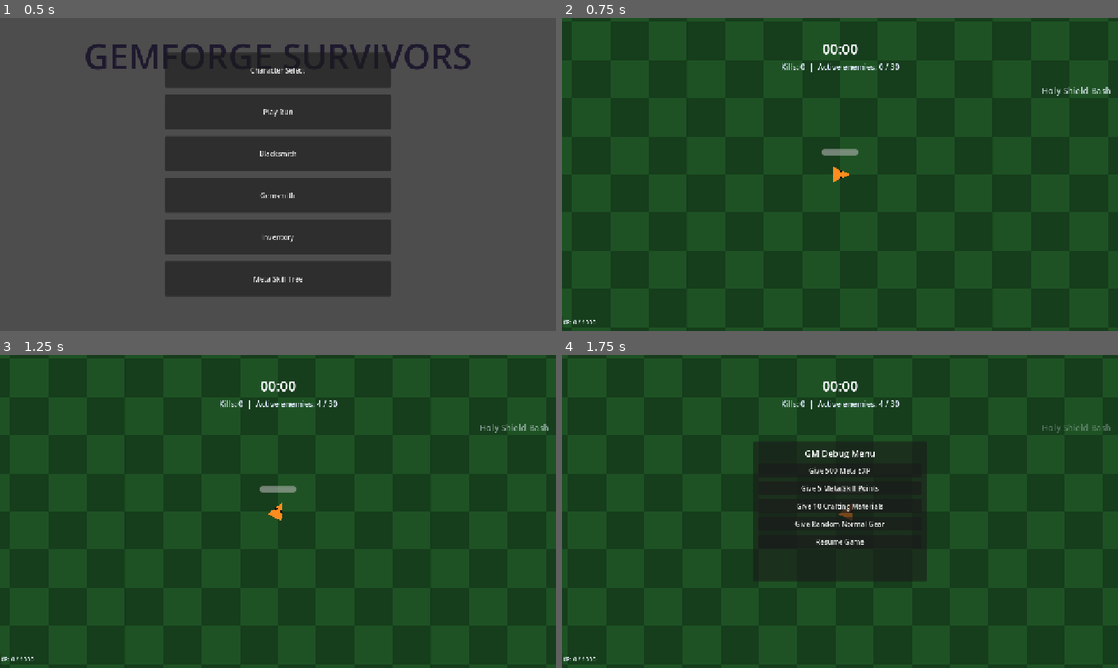
Above: before the commit, frames 1-4 (two rows, left to right).
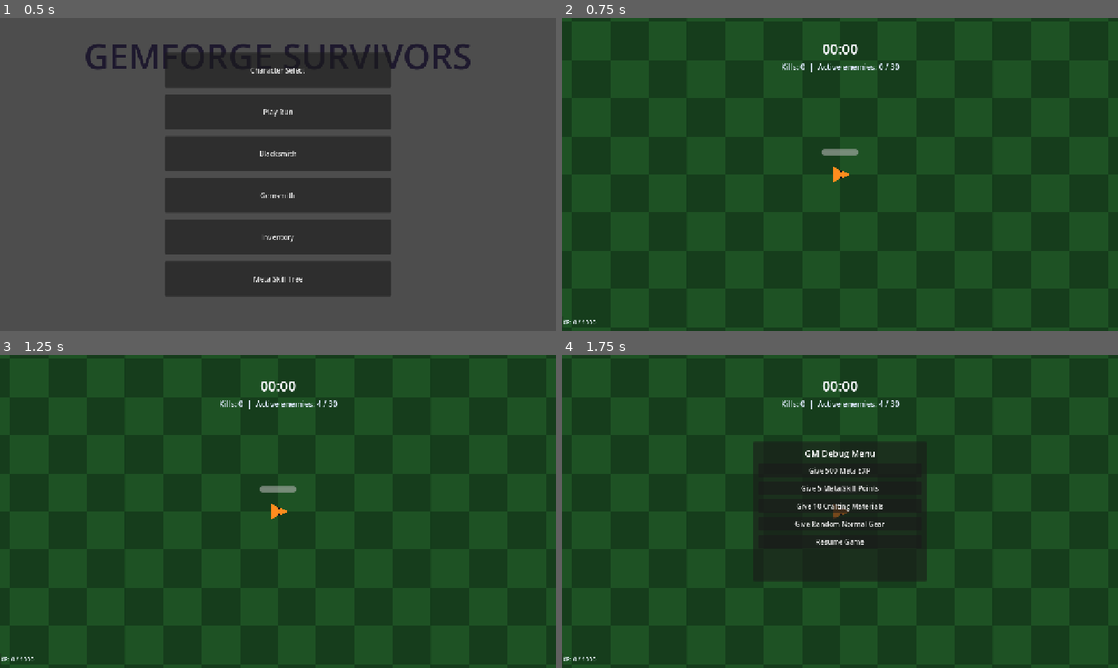
Above: after the commit, the same moments.

Repository: ryanleslie1993-png/GemforgeSurvivors
Game: Godot game, scene res://main.tscn
The game is run twice, just before and just after one commit, with the same random seed, the same clock (stepped at 60 frames per second) and the same inputs.
Inputs (mouse positions are in pixels of both pictures, inside the frame that each line leads up to):
- Up to frame 1 (0.5 s): no input
- Up to frame 2 (0.75 s): click "Play Run" at 0.5 s
- Up to frame 3 (1.25 s): no input
- Up to frame 4 (1.75 s): tap Enter at 1.25 s; move the mouse to (962, 495) at 1.27 s; hold Right (ui_right) from 1.28 s (still down); tap G at 1.35 s; click (962, 495) at 1.42 s

Frame 1 is identical in both runs. In frame 2, 0.1% of the frame differs, in the area x 86-99%, y 22-25%; in frame 3, 0.2%; in frame 4, 0.2%, in the area x 48-99%, y 22-53%.
Error after the commit: Parse Error: Function "_perform_heavy_slam()" not found in base self. (res://entities/player/simple_player.gd:634)

Commit message:
skill overhaul

Diff:
--- a/autoload/game_manager.gd
+++ b/autoload/game_manager.gd
@@ -547,27 +547,149 @@
 	gem.gem_name = skill_name
 	gem.gem_type = "projectile"
 	match skill_name:
+		# --- Guardian ---
 		"Holy Shield Bash":
 			gem.damage = 25.0
 			gem.cooldown = 1.2
+		"Shield Bash":
+			gem.damage = 28.0
+			gem.cooldown = 1.1
+			gem.gem_type = "melee"
+		"Heavy Slam":
+			gem.damage = 42.0
+			gem.cooldown = 2.0
+			gem.gem_type = "melee"
+		"Iron Ward":
+			gem.damage = 0.0
+			gem.cooldown = 8.0
+			gem.gem_type = "aura"
+		"Judgment":
+			gem.damage = 30.0
+			gem.cooldown = 4.8
+			gem.gem_type = "aura"
+		"Guardian's Wall":
+			gem.damage = 16.0
+			gem.cooldown = 6.0
+			gem.gem_type = "aura"
+		# --- Berserker ---
 		"Rage Slash":
 			gem.damage = 35.0
 			gem.cooldown = 0.7
+		"Blood Cry":
+			gem.damage = 0.0
+			gem.cooldown = 8.0
+			gem.gem_type = "aura"
+		"Frenzied Charge":
+			gem.damage = 34.0
+			gem.cooldown = 5.0
+			gem.gem_type = "melee"
+		"Reckless Swing":
+			gem.damage = 52.0
+			gem.cooldown = 2.4
+			gem.gem_type = "melee"
+		"Berserk Mode":
+			gem.damage = 0.0
+			gem.cooldown = 14.0
+			gem.gem_type = "aura"
+		# --- Elementalist ---
 		"Fireball":
 			gem.damage = 22.0
 			gem.cooldown = 0.9
+		"Lightning Chain":
+			gem.damage = 18.0
+			gem.cooldown = 1.0
+			gem.gem_type = "projectile"
+		"Frost Nova":
+			gem.damage = 20.0
+			gem.cooldown = 3.4
+			gem.gem_type = "aura"
+		"Elemental Overload":
+			gem.damage = 0.0
+			gem.cooldown = 1.2
+			gem.gem_type = "channel"
+		"Meteor":
+			gem.damage = 90.0
+			gem.cooldown = 7.0
+			gem.gem_type = "projectile"
+		# --- Assassin ---
 		"Shadow Strike":
 			gem.damage = 40.0
 			gem.cooldown = 1.1
+		"Poison Dagger":
+			gem.damage = 24.0
+			gem.cooldown = 0.65
+			gem.gem_type = "melee"
+		"Smoke Bomb":
+			gem.damage = 0.0
+			gem.cooldown = 8.5
+			gem.gem_type = "aura"
+		"Backstab":
+			gem.damage = 58.0
+			gem.cooldown = 1.6
+			gem.gem_type = "melee"
+		"Death Mark":
+			gem.damage = 16.0
+			gem.cooldown = 5.0
+			gem.gem_type = "projectile"
+		# --- Ranger ---
 		"Arrow Volley":
 			gem.damage = 20.0
 			gem.cooldown = 0.65
+		"Explosive Arrow":
+			gem.damage = 26.0
+			gem.cooldown = 1.1
+		"Multishot":
+			gem.damage = 16.0
+			gem.cooldown = 1.0
+		"Trap Deployment":
+			gem.damage = 22.0
+			gem.cooldown = 4.0
+			gem.gem_type = "aura"
+		"Rapid Fire":
+			gem.damage = 12.0
+			gem.cooldown = 6.0
+			gem.gem_type = "channel"
+		# --- Paladin ---
 		"Holy Smite":
 			gem.damage = 28.0
 			gem.cooldown = 1.0
+		"Consecrated Ground":
+			gem.damage = 18.0
+			gem.cooldown = 5.0
+			gem.gem_type = "aura"
+		"Divine Strike":
+			gem.damage = 36.0
+			gem.cooldown = 1.6
+			gem.gem_type = "melee"
+		"Lay on Hands":
+			gem.damage = 0.0
+			gem.cooldown = 8.0
+			gem.gem_type = "aura"
+		"Holy Avenger":
+			gem.damage = 0.0
+			gem.cooldown = 14.0
+			gem.gem_type = "aura"
+		# --- Druid ---
 		"Thorn Burst":
 			gem.damage = 18.0
 			gem.cooldown = 1.4
+		"Bear Form":
+			gem.damage = 0.0
+			gem.cooldown = 12.0
+			gem.gem_type = "transformation"
+		"Wolf Form":
+			gem.damage = 0.0
+			gem.cooldown = 10.0
+			gem.gem_type = "transformation"
+		"Vine Prison":
+			gem.damage = 26.0
+			gem.cooldown = 4.5
+			gem.gem_type = "aura"
+		"Nature's Wrath":
+			gem.damage = 34.0
+			gem.cooldown = 2.0
+			gem.gem_type = "channel"
+		# --- Necromancer ---
 		"Bone Spear":
 			gem.damage = 24.0
 			gem.cooldown = 0.8
@@ -576,6 +698,23 @@
 			gem.gem_type = "summon"
 			gem.damage = 12.0
 			gem.cooldown = 6.0
+		"Corpse Explosion":
+			gem.damage = 40.0
+			gem.cooldown = 3.8
+			gem.gem_type = "aura"
+		"Life Drain":
+			gem.damage = 18.0
+			gem.cooldown = 1.2
+			gem.gem_type = "channel"
+		"Raise Dead":
+			gem.damage = 26.0
+			gem.cooldown = 9.0
+			gem.gem_type = "summon"
+		"Summon Wolves":
+			gem.gem_name = "Summon Wolves"
+			gem.gem_type = "summon"
+			gem.damage = 15.0
+			gem.cooldown = 5.0
 		_:
 			gem.damage = 20.0
 			gem.cooldown = 1.0
--- /dev/null
+++ b/entities/minions/wolf.gd
@@ -0,0 +1,87 @@
+extends CharacterBody2D
+
+@export var speed: float = 210.0
+@export var max_health: int = 50
+@export var contact_damage: int = 15
+@export var contact_range: float = 34.0
+@export var contact_cooldown: float = 0.85
+@export var lifetime_seconds: float = 12.0
+
+var health: int = 50
+var _contact_cd: float = 0.0
+var _is_dying: bool = false
+var _life_left: float = 12.0
+
+@onready var _health_bar: ProgressBar = $HealthBar
+
+
+func _ready() -> void:
+	health = max_health
+	_life_left = lifetime_seconds
+	add_to_group("friendly_minion")
+	add_to_group("temporary_wolf")
+	_sync_health_bar()
+	print("Wolf summoned at ", global_position, " (lifetime ", lifetime_seconds, "s)")
+
+
+func _physics_process(delta: float) -> void:
+	if _is_dying:
+		return
+	_life_left -= delta
+	if _life_left <= 0.0:
+		queue_free()
+		return
+	_contact_cd = maxf(0.0, _contact_cd - delta)
+
+	var target: Node2D = _nearest_enemy()
+	if target == null:
+		velocity = Vector2.ZERO
+		move_and_slide()
+		return
+
+	var to_target := target.global_position - global_position
+	if to_target.length() > contact_range:
+		velocity = to_target.normalized() * speed
+		move_and_slide()
+	else:
+		velocity = Vector2.ZERO
+		move_and_slide()
+		if _contact_cd <= 0.0 and target.has_method("take_damage"):
+			target.call("take_damage", contact_damage)
+			_contact_cd = contact_cooldown
+
+
+func _nearest_enemy() -> Node2D:
+	var best: Node2D = null
+	var best_d2: float = INF
+	for n in get_tree().get_nodes_in_group("enemies"):
+		if not (n is Node2D):
+			continue
+		var n2 := n as Node2D
+		var d2 := global_position.distance_squared_to(n2.global_position)
+		if d2 < best_d2:
+			best_d2 = d2
+			best = n2
+	return best
+
+
+func take_damage(amount: int) -> void:
+	if _is_dying:
+		return
+	health -= amount
+	_sync_health_bar()
+	if health <= 0:
+		_die()
+
+
+func _sync_health_bar() -> void:
+	if _health_bar:
+		_health_bar.max_value = float(max_health)
+		_health_bar.value = float(maxi(0, health))
+
+
+func _die() -> void:
+	if _is_dying:
+		return
+	_is_dying = true
+	queue_free()
--- /dev/null
+++ b/entities/minions/wolf.tscn
@@ -0,0 +1,27 @@
+[gd_scene load_steps=3 format=3]
+
+[ext_resource type="Script" path="res://entities/minions/wolf.gd" id="1"]
+
+[sub_resource type="CircleShape2D" id="1"]
+radius = 11.0
+
+[node name="Wolf" type="CharacterBody2D"]
+script = ExtResource("1")
+collision_layer = 16
+collision_mask = 9
+
+[node name="Body" type="Polygon2D" parent="."]
+color = Color(0.53, 0.44, 0.34, 0.95)
+polygon = PackedVector2Array(-12, -8, -2, -12, 11, -6, 10, 4, 3, 11, -10, 9)
+
+[node name="CollisionShape2D" type="CollisionShape2D" parent="."]
+shape = SubResource("1")
+
+[node name="HealthBar" type="ProgressBar" parent="."]
+offset_left = -16.0
+offset_top = -24.0
+offset_right = 16.0
+offset_bottom = -16.0
+show_percentage = false
+max_value = 50.0
+value = 50.0
--- a/entities/player/simple_player.gd
+++ b/entities/player/simple_player.gd
@@ -48,6 +48,17 @@
 var druid_thorn_slow_factor: float = 0.52
 var necromancer_bone_extra_pierce: int = 0
 var summon_cap_bonus: int = 0
+
+## Skill-state timers for unique behaviors (aura/channel/transforms).
+var _iron_ward_time: float = 0.0
+var _blood_cry_time: float = 0.0
+var _berserk_mode_time: float = 0.0
+var _rapid_fire_time: float = 0.0
+var _smoke_bomb_time: float = 0.0
+var _holy_avenger_time: float = 0.0
+var _bear_form_time: float = 0.0
+var _wolf_form_time: float = 0.0
+var _death_mark_time: float = 0.0
 
 ## Permanent meta skill tree (merged per class in _ready)
 var meta_skill_cdr_mult: float = 1.0
@@ -438,7 +449,59 @@
 
 
 func _dmg_scaled(base: float, melee_extra: float = 1.0) -> int:
-	return int(round(base * melee_extra * stat_damage_mult))
+	return int(round(base * melee_extra * stat_damage_mult * _skill_temp_damage_mult()))
+
+
+func _skill_temp_damage_mult() -> float:
+	var mult: float = 1.0
+	if _blood_cry_time > 0.0:
+		mult *= 1.30
+	if _berserk_mode_time > 0.0:
+		mult *= 1.45
+	if _holy_avenger_time > 0.0:
+		mult *= 1.28
+	if _bear_form_time > 0.0:
+		mult *= 1.18
+	if _wolf_form_time > 0.0:
+		mult *= 1.15
+	if _death_mark_time > 0.0:
+		mult *= 1.25
+	return mult
+
+
+func _skill_temp_move_mult() -> float:
+	var mult: float = 1.0
+	if _berserk_mode_time > 0.0:
+		mult *= 1.12
+	if _wolf_form_time > 0.0:
+		mult *= 1.35
+	if _bear_form_time > 0.0:
+		mult *= 0.86
+	return mult
+
+
+func _skill_temp_attack_speed_mult() -> float:
+	var mult: float = 1.0
+	if _rapid_fire_time > 0.0:
+		mult *= 1.65
+	if _wolf_form_time > 0.0:
+		mult *= 1.18
+	return mult
+
+
+func _skill_temp_damage_taken_mult() -> float:
+	var mult: float = 1.0
+	if _iron_ward_time > 0.0:
+		mult *= 0.82
+	if _holy_avenger_time > 0.0:
+		mult *= 0.85
+	if _bear_form_time > 0.0:
+		mult *= 0.72
+	if _berserk_mode_time > 0.0:
+		mult *= 1.35
+	if _smoke_bomb_time > 0.0:
+		mult *= 0.90
+	return mult
 
 
 func _gem_projectile_color(gem_name: String) -> Color:
@@ -507,10 +570,21 @@
 	else:
 		_attack_timer_haste_mult = 1.0
 
+	_iron_ward_time = maxf(0.0, _iron_ward_time - delta)
+	_blood_cry_time = maxf(0.0, _blood_cry_time - delta)
+	_berserk_mode_time = maxf(0.0, _berserk_mode_time - delta)
+	_rapid_fire_time = maxf(0.0, _rapid_fire_time - delta)
+	_smoke_bomb_time = maxf(0.0, _smoke_bomb_time - delta)
+	_holy_avenger_time = maxf(0.0, _holy_avenger_time - delta)
+	_bear_form_time = maxf(0.0, _bear_form_time - delta)
+	_wolf_form_time = maxf(0.0, _wolf_form_time - delta)
+	_death_mark_time = maxf(0.0, _death_mark_time - delta)
+
 	var move_mult: float = 1.0
 	if _shadow_move_time > 0.0:
 		_shadow_move_time -= delta
 		move_mult = 1.24
+	move_mult *= _skill_temp_move_mult()
 	if max_health > 0 and float(health) / float(max_health) <= 0.35:
 		move_mult *= meta_low_hp_move_mult
 
@@ -529,7 +603,7 @@
 	elif direction.length_squared() > 0.0001:
 		$Visual.rotation = _last_move_dir.angle()
 
-	attack_timer -= delta * _attack_timer_haste_mult * stat_attack_speed_mult
+	attack_timer -= delta * _attack_timer_haste_mult * stat_attack_speed_mult * _skill_temp_attack_speed_mult()
 	if attack_timer <= 0.0 and equipped_gem:
 		attack_timer = _cooldown_after_cast()
 		perform_class_specific_attack()
@@ -547,33 +621,102 @@
 	print("Skill used: ", gname)
 	get_tree().call_group("run_arena", "on_player_skill_used", gname)
 
-	if gname == "Thorn Burst":
-		_perform_thorn_burst()
-		_consume_double_damage_swing()
-		return
-
-	var is_melee: bool = gname.contains("Bash") or gname.contains("Slash") or gname.contains("Strike")
-	if is_melee:
-		_perform_melee_attack_named(gname)
-		_consume_double_damage_swing()
-		return
-
-	if gname.contains("Volley"):
-		_perform_arrow_volley()
-		_consume_double_damage_swing()
-		return
-	if gname == "Summon Skeletons":
-		_perform_summon_skeletons()
-		_consume_double_damage_swing()
-		return
-
+	# Skill categories:
+	# - melee / dash / strike
+	# - projectile / chain / explode
+	# - ground_aoe / aura / zone
+	# - channel / transformation / summon
 	match gname:
+		# Guardian
+		"Shield Bash", "Holy Shield Bash":
+			_perform_melee_attack_named("Holy Shield Bash")
+		"Heavy Slam":
+			_perform_heavy_slam()
+		"Iron Ward":
+			_cast_iron_ward()
+		"Judgment":
+			_cast_judgment()
+		"Guardian's Wall":
+			_cast_guardians_wall()
+		# Berserker
+		"Rage Slash":
+			_perform_melee_attack_named("Rage Slash")
+		"Blood Cry":
+			_cast_blood_cry()
+		"Frenzied Charge":
+			_cast_frenzied_charge()
+		"Reckless Swing":
+			_cast_reckless_swing()
+		"Berserk Mode":
+			_cast_berserk_mode()
+		# Elementalist
 		"Fireball":
 			_spawn_fireball()
+		"Lightning Chain":
+			_cast_lightning_chain()
+		"Frost Nova":
+			_cast_frost_nova()
+		"Elemental Overload":
+			_cast_elemental_overload()
+		"Meteor":
+			_cast_meteor()
+		# Assassin
+		"Shadow Strike":
+			_cast_shadow_teleport_strike()
+		"Poison Dagger":
+			_cast_poison_dagger()
+		"Smoke Bomb":
+			_cast_smoke_bomb()
+		"Backstab":
+			_cast_backstab()
+		"Death Mark":
+			_cast_death_mark()
+		# Ranger
+		"Arrow Volley":
+			_perform_arrow_volley()
+		"Explosive Arrow":
+			_cast_explosive_arrow()
+		"Multishot":
+			_cast_multishot()
+		"Trap Deployment":
+			_cast_trap_deployment()
+		"Rapid Fire":
+			_cast_rapid_fire()
+		# Paladin
 		"Holy Smite":
 			_spawn_holy_smite()
+		"Consecrated Ground":
+			_cast_consecrated_ground()
+		"Divine Strike":
+			_perform_melee_attack_named("Divine Strike")
+		"Lay on Hands":
+			_cast_lay_on_hands()
+		"Holy Avenger":
+			_cast_holy_avenger()
+		# Druid
+		"Thorn Burst":
+			_perform_thorn_burst()
+		"Bear Form":
+			_cast_bear_form()
+		"Wolf Form":
+			_cast_wolf_form()
+		"Vine Prison":
+			_cast_vine_prison()
+		"Nature's Wrath":
+			_cast_natures_wrath()
+		# Necromancer
 		"Bone Spear":
 			_spawn_bone_spear()
+		"Summon Skeletons":
+			_perform_summon_skeletons()
+		"Corpse Explosion":
+			_cast_corpse_explosion()
+		"Life Drain":
+			_cast_life_drain()
+		"Raise Dead":
+			_cast_raise_dead()
+		"Summon Wolves":
+			_perform_summon_wolves()
 		_:
 			_spawn_default_projectile()
 	_consume_double_damage_swing()
@@ -584,6 +727,255 @@
 	if GameManager.current_class:
 		class_id = str(GameManager.current_class.character_class_name)
 	get_tree().call_group("run_arena", "summon_skeletons_for_player", self, class_id, 3, 6, summon_cap_bonus)
+
+
+func _perform_summon_wolves() -> void:
+	get_tree().call_group("run_arena", "summon_wolves_for_player", self, 2, 12.0)
+
+
+func _cast_heavy_hit_with_slow(mult: float, slow_factor: float, slow_time: float) -> void:
+	var nearest := get_nearest_enemy()
+	if nearest == null or global_position.distance_to(nearest.global_position) > _melee_reach() * 1.15:
+		return
+	var dmg: int = _roll_outgoing_damage(_dmg_scaled(equipped_gem.damage * mult))
+	nearest.call("take_damage", dmg)
+	if nearest.has_method("apply_slow"):
+		nearest.call("apply_slow", slow_time, slow_factor)
+
+
+func _cast_heavy_slam() -> void:
+	_play_melee_slash_vfx(Color(0.9, 0.84, 0.7), 16.0, 102.0)
+	_cast_heavy_hit_with_slow(1.55, 0.6, 1.6)
+
+
+func _cast_iron_ward() -> void:
+	_iron_ward_time = 8.0
+	for n in get_tree().get_nodes_in_group("enemies"):
+		if n is Node2D and (n as Node2D).global_position.distance_to(global_position) < 240.0 and n.has_method("apply_slow"):
+			n.call("apply_slow", 1.2, 0.75)
+
+
+func _cast_judgment() -> void:
+	var target := get_nearest_enemy()
+	var pos := target.global_position if target else global_position + _base_aim_dir() * 80.0
+	_spawn_instant_aoe_at(pos, 160.0, _dmg_scaled(equipped_gem.damage * 1.25), "Judgment")
+
+
+func _cast_guardians_wall() -> void:
+	for n in get_tree().get_nodes_in_group("enemies"):
+		if n is Node2D:
+			var d := (n as Node2D).global_position.distance_to(global_position)
+			if d < 200.0 and n.has_method("apply_knockback"):
+				n.call("apply_knockback", global_position, 300.0)
+	_invulnerability_timer = maxf(_invulnerability_timer, 0.8)
+
+
+func _cast_blood_cry() -> void:
+	_blood_cry_time = 8.0
+
+
+func _cast_frenzied_charge() -> void:
+	var dir := _base_aim_dir()
+	global_position += dir * 120.0
+	_shadow_move_time = maxf(_shadow_move_time, 0.8)
+	var nearest := get_nearest_enemy()
+	if nearest and global_position.distance_to(nearest.global_position) < 120.0:
+		nearest.call("take_damage", _roll_outgoing_damage(_dmg_scaled(equipped_gem.damage * 1.3)))
+
+
+func _cast_reckless_swing() -> void:
+	_play_melee_slash_vfx(Color(1.0, 0.35, 0.3), 18.0, 118.0)
+	_cast_heavy_hit_with_slow(1.9, 0.9, 0.4)
+	# self recoil, but intentionally non-lethal
+	health = maxi(1, health - 8)
+	_sync_health_bar()
+
+
+func _cast_berserk_mode() -> void:
+	_berserk_mode_time = 10.0
+
+
+func _cast_lightning_chain() -> void:
+	var first := get_nearest_enemy()
+	if first == null:
+		return
+	var hit_positions: Array[Vector2] = [first.global_position]
+	var current: Node2D = first
+	var total_hits := 4
+	for i in range(total_hits):
+		if current and current.has_method("take_damage"):
+			current.call("take_damage", _roll_outgoing_damage(_dmg_scaled(equipped_gem.damage * 0.92)))
+		var next_target: Node2D = null
+		var best_d2: float = INF
+		for n in get_tree().get_nodes_in_group("enemies"):
+			if not (n is Node2D) or n == current:
+				continue
+			var n2 := n as Node2D
+			var d2 := current.global_position.distance_squared_to(n2.global_position)
+			if d2 < best_d2 and d2 <= 240.0 * 240.0:
+				best_d2 = d2
+				next_target = n2
+		current = next_target
+		if current == null:
+			break
+		hit_positions.append(current.global_position)
+
+
+func _cast_frost_nova() -> void:
+	_spawn_instant_aoe_at(global_position, 170.0, _dmg_scaled(equipped_gem.damage), "Frost Nova", 0.45, 2.2)
+
+
+func _cast_elemental_overload() -> void:
+	var pick := randi() % 3
+	if pick == 0:
+		_spawn_fireball()
+	elif pick == 1:
+		_cast_lightning_chain()
+	else:
+		_cast_frost_nova()
+
+
+func _cast_meteor() -> void:
+	var target := get_nearest_enemy()
+	var pos := target.global_position if target else (global_position + _base_aim_dir() * 180.0)
+	var timer := get_tree().create_timer(0.9)
+	timer.timeout.connect(func():
+		if _is_dead:
+			return
+		_spawn_instant_aoe_at(pos, 210.0, _dmg_scaled(equipped_gem.damage * 1.7), "Meteor", 0.7, 2.0)
+	)
+
+
+func _cast_shadow_teleport_strike() -> void:
+	var t := get_nearest_enemy()
+	if t == null:
+		return
+	var dir := (t.global_position - global_position).normalized()
+	global_position = t.global_position - dir * 18.0
+	_perform_melee_attack_named("Shadow Strike")
+
+
+func _cast_poison_dagger() -> void:
+	var nearest := get_nearest_enemy()
+	if nearest == null:
+		return
+	if global_position.distance_to(nearest.global_position) > _melee_reach():
+		return
+	var dmg := _roll_outgoing_damage(_dmg_scaled(equipped_gem.damage * 1.05))
+	nearest.call("take_damage", dmg)
+	if nearest.has_method("apply_burn"):
+		nearest.call("apply_burn", 3.0, 1.0)
+
+
+func _cast_smoke_bomb() -> void:
+	_smoke_bomb_time = 6.0
+
+
+func _cast_backstab() -> void:
+	var nearest := get_nearest_enemy()
+	if nearest == null:
+		return
+	if global_position.distance_to(nearest.global_position) > _melee_reach() * 1.1:
+		return
+	var dmg := _roll_outgoing_damage(_dmg_scaled(equipped_gem.damage * 2.0))
+	nearest.call("take_damage", dmg)
+
+
+func _cast_death_mark() -> void:
+	_death_mark_time = 6.0
+	var nearest := get_nearest_enemy()
+	if nearest and nearest.has_method("take_damage"):
+		nearest.call("take_damage", _roll_outgoing_damage(_dmg_scaled(equipped_gem.damage * 0.5)))
+
+
+func _cast_explosive_arrow() -> void:
+	var target := get_nearest_enemy()
+	var pos := target.global_position if target else (global_position + _base_aim_dir() * 160.0)
+	_spawn_instant_aoe_at(pos, 130.0, _dmg_scaled(equipped_gem.damage * 1.2), "Explosive Arrow")
+
+
+func _cast_multishot() -> void:
+	var base := _base_aim_dir()
+	var dmg := _dmg_scaled(equipped_gem.damage * 0.65)
+	for i in range(5 + extra_projectiles):
+		var spread := (float(i) - float((5 + extra_projectiles) - 1) * 0.5) * 0.06
+		_spawn_projectile(base.rotated(spread), dmg, 560.0, 3.7, 0.9, _gem_projectile_color("Arrow Volley"))
+
+
+func _cast_trap_deployment() -> void:
+	var pos := global_position + _base_aim_dir() * 120.0
+	_spawn_instant_aoe_at(pos, 130.0, _dmg_scaled(equipped_gem.damage), "Trap Deployment", 0.55, 2.4)
+
+
+func _cast_rapid_fire() -> void:
+	_rapid_fire_time = 4.5
+
+
+func _cast_consecrated_ground() -> void:
+	_spawn_instant_aoe_at(global_position, 180.0, _dmg_scaled(equipped_gem.damage * 0.9), "Consecrated Ground", 0.75, 1.4)
+	heal(maxi(1, int(round(float(max_health) * 0.08))))
+
+
+func _cast_lay_on_hands() -> void:
+	heal(maxi(12, int(round(float(max_health) * 0.22))))
+
+
+func _cast_holy_avenger() -> void:
+	_holy_avenger_time = 9.0
+
+
+func _cast_bear_form() -> void:
+	_bear_form_time = 10.0
+
+
+func _cast_wolf_form() -> void:
+	_wolf_form_time = 9.0
+	_perform_summon_wolves()
+
+
+func _cast_vine_prison() -> void:
+	var target := get_nearest_enemy()
+	var pos := target.global_position if target else global_position + _base_aim_dir() * 110.0
+	_spawn_instant_aoe_at(pos, 150.0, _dmg_scaled(equipped_gem.damage * 1.05), "Vine Prison", 0.4, 2.6)
+
+
+func _cast_natures_wrath() -> void:
+	_cast_lightning_chain()
+	_cast_vine_prison()
+
+
+func _cast_corpse_explosion() -> void:
+	var target := get_nearest_enemy()
+	var pos := target.global_position if target else global_position + _base_aim_dir() * 90.0
+	_spawn_instant_aoe_at(pos, 155.0, _dmg_scaled(equipped_gem.damage * 1.35), "Corpse Explosion")
+
+
+func _cast_life_drain() -> void:
+	var target := get_nearest_enemy()
+	if target == null:
+		return
+	if target.has_method("take_damage"):
+		var dmg := _roll_outgoing_damage(_dmg_scaled(equipped_gem.damage * 0.85))
+		target.call("take_damage", dmg)
+		heal(maxi(1, int(round(float(dmg) * 0.35))))
+
+
+func _cast_raise_dead() -> void:
+	get_tree().call_group("run_arena", "summon_raised_dead_for_player", self, 1, 3)
+
+
+func _spawn_instant_aoe_at(pos: Vector2, radius: float, damage: int, skill_name: String, slow_factor: float = 1.0, slow_duration: float = 0.0) -> void:
+	for n in get_tree().get_nodes_in_group("enemies"):
+		if not (n is Node2D):
+			continue
+		var n2 := n as Node2D
+		if n2.global_position.distance_to(pos) > radius:
+			continue
+		if n2.has_method("take_damage"):
+			n2.call("take_damage", _roll_outgoing_damage(damage))
+		if slow_duration > 0.0 and n2.has_method("apply_slow"):
+			n2.call("apply_slow", slow_duration, slow_factor)
+	get_tree().call_group("run_arena", "record_skill_damage", skill_name, damage)
 
 
 func _consume_double_damage_swing() -> void:
@@ -849,7 +1241,8 @@
 	if _invulnerability_timer > 0.0:
 		print("Player invulnerable — ignored ", amount, " damage")
 		return
-	if dodge_chance > 0.0 and randf() < dodge_chance:
+	var effective_dodge: float = dodge_chance + (0.25 if _smoke_bomb_time > 0.0 else 0.0)
+	if effective_dodge > 0.0 and randf() < effective_dodge:
 		print("Player dodged an attack!")
 		return
 	var dmg_mult: float = incoming_damage_multiplier
@@ -857,6 +1250,7 @@
 		var hp_frac := float(health) / float(max_health)
 		if hp_frac <= 0.5:
 			dmg_mult *= (1.0 - class_passive_guardian_low_hp_dr)
+	dmg_mult *= _skill_temp_damage_taken_mult()
 	var amt: int = int(round(float(amount) * dmg_mult))
 	amt = maxi(0, amt)
 	health = maxi(0, health - amt)
--- a/scenes/run_arena/run_arena.gd
+++ b/scenes/run_arena/run_arena.gd
@@ -7,6 +7,7 @@
 const CHEST_SCENE: PackedScene = preload("res://entities/run_chest.tscn")
 const XP_ORB_SCENE: PackedScene = preload("res://entities/xp_orb.tscn")
 const SKELETON_SCENE: PackedScene = preload("res://entities/minions/skeleton.tscn")
+const WOLF_SCENE: PackedScene = preload("res://entities/minions/wolf.tscn")
 const RUN_HUD_SCENE: PackedScene = preload("res://scenes/ui/run_hud.tscn")
 const END_RUN_SCENE: PackedScene = preload("res://scenes/ui/end_run_screen.tscn")
 const LOOT_POPUP_SCENE: PackedScene = preload("res://scenes/ui/world_loot_popup.tscn")
@@ -36,6 +37,8 @@
 var _heading_streak: float = 0.0
 var _last_heading: Vector2 = Vector2.ZERO
 var _active_skeletons: Array[CharacterBody2D] = []
+var _active_wolves: Array[CharacterBody2D] = []
+var _active_raised_dead: Array[CharacterBody2D] = []
 
 var pause_menu: Node = null
 var level_up_ui: Node = null
@@ -273,6 +276,72 @@
 
 func _on_skeleton_exited(skel: CharacterBody2D) -> void:
 	_active_skeletons.erase(skel)
+
+
+func summon_wolves_for_player(caster: Node2D, summon_count: int = 2, lifetime_seconds: float = 12.0) -> void:
+	if caster == null or WOLF_SCENE == null:
+		return
+	_prune_dead_wolves()
+	for i in range(maxi(0, summon_count)):
+		var w := WOLF_SCENE.instantiate() as CharacterBody2D
+		if w == null:
+			continue
+		w.set("lifetime_seconds", lifetime_seconds)
+		var angle := randf() * TAU
+		var dist := randf_range(24.0, 58.0)
+		w.global_position = caster.global_position + Vector2.from_angle(angle) * dist
+		add_child(w)
+		_active_wolves.append(w)
+		w.tree_exited.connect(_on_wolf_exited.bind(w))
+	print("Summoned ", summon_count, " wolves. Active wolves: ", _active_wolves.size(), " (lasting 12s each)")
+
+
+func _prune_dead_wolves() -> void:
+	var kept: Array[CharacterBody2D] = []
+	for w in _active_wolves:
+		if w != null and is_instance_valid(w):
+			kept.append(w)
+	_active_wolves = kept
+
+
+func _on_wolf_exited(wolf: CharacterBody2D) -> void:
+	_active_wolves.erase(wolf)
+
+
+func summon_raised_dead_for_player(caster: Node2D, summon_count: int = 1, hard_cap: int = 3) -> void:
+	if caster == null or SKELETON_SCENE == null:
+		return
+	_prune_dead_raised_dead()
+	var can_spawn: int = maxi(0, hard_cap - _active_raised_dead.size())
+	var to_spawn: int = mini(maxi(0, summon_count), can_spawn)
+	for i in range(to_spawn):
+		var s := SKELETON_SCENE.instantiate() as CharacterBody2D
+		if s == null:
+			continue
+		s.set("max_health", 80)
+		s.set("health", 80)
+		s.set("contact_damage", 20)
+		s.set("contact_cooldown", 1.2)
+		s.modulate = Color(0.78, 0.86, 1.0, 1.0)
+		var angle := randf() * TAU
+		var dist := randf_range(24.0, 54.0)
+		s.global_position = caster.global_position + Vector2.from_angle(angle) * dist
+		add_child(s)
+		_active_raised_dead.append(s)
+		s.tree_exited.connect(_on_raised_dead_exited.bind(s))
+	print("Raised dead summoned: ", to_spawn, ". Current raised dead: ", _active_raised_dead.size(), "/", hard_cap)
+
+
+func _prune_dead_raised_dead() -> void:
+	var kept: Array[CharacterBody2D] = []
+	for s in _active_raised_dead:
+		if s != null and is_instance_valid(s):
+			kept.append(s)
+	_active_raised_dead = kept
+
+
+func _on_raised_dead_exited(minion: CharacterBody2D) -> void:
+	_active_raised_dead.erase(minion)
 
 
 func _update_boss_schedule() -> void:
Not shown, added: entities/minions/wolf.gd.uid
